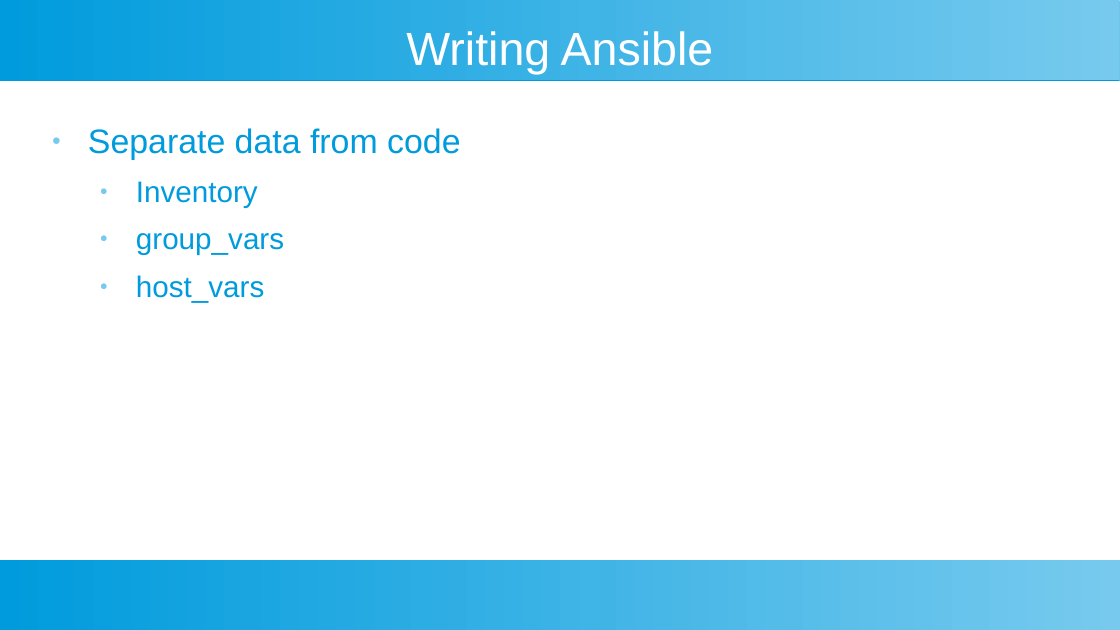
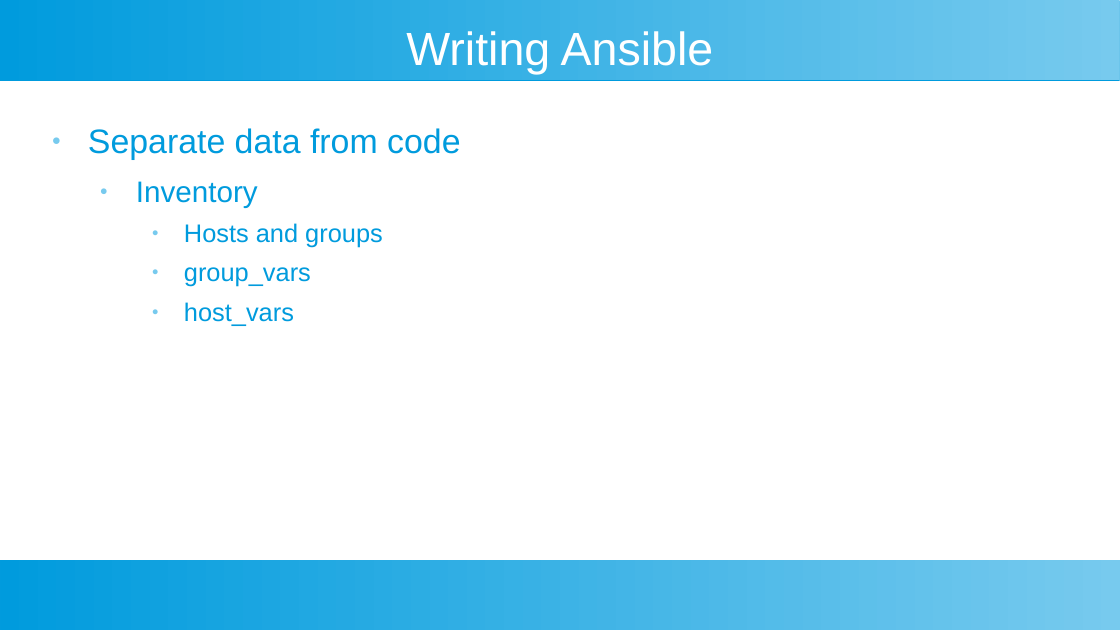
Before and after one commit to riffraff169/ansible-training, a slide deck: slide 4 of docs/ansible-slides.pptx. Drawn at 1120x630 pixels with LibreOffice and Linux fonts; fonts in the diff are those of the drawing. Boxes give left, top, right and bottom in pixels: in the first picture for what was removed or moved away, otherwise in the second. Text is boxed around its words. In the diff, an @@ line names an element or a change of style, - is before the commit and + after.

```diff
--- a/docs/ansible-slides.pptx
+++ b/docs/ansible-slides.pptx
@@ text at [184, 223, 383, 248]: paragraph added @@
+    ● Hosts and groups
@@ text at [184, 267, 311, 326]: size 21 to 18 pt in "group_vars", "host_vars"; list level 2 to 3 in "group_vars"; list level 2 to 3 in "host_vars" @@
```
Also in this commit, not shown: 2 slides added, 1 other file.
